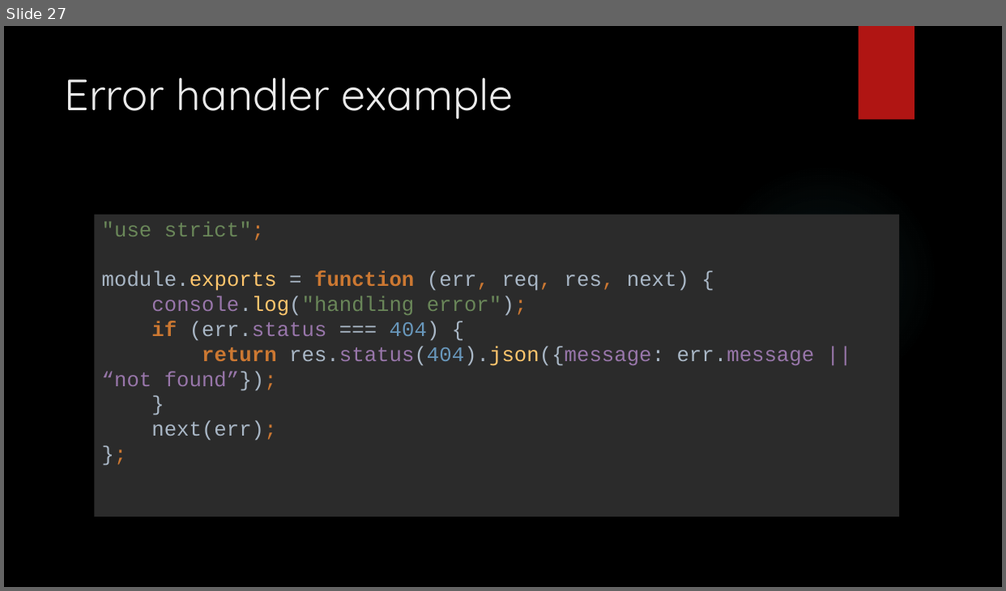
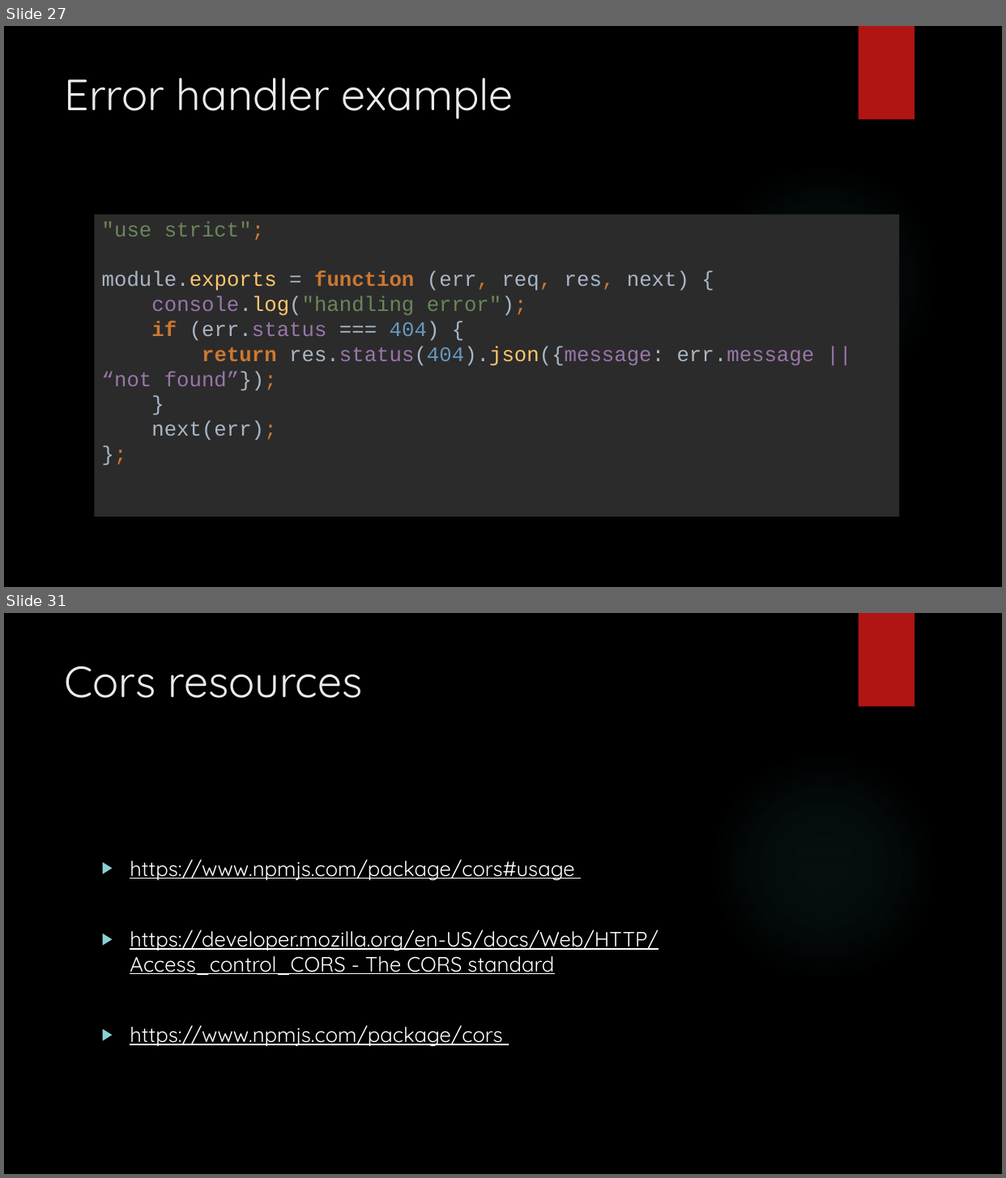
Before and after one commit to entelect/MEANForum, a slide deck: Part4 - Express/EXPRESS JS.pptx. Shown one above the other, each under a label of ours: slide 27 before the commit, slides 27 and 31 after it; the slides between them are not shown. The pictures are 1006x591 and 1006x1178 pixels, drawn with LibreOffice and Linux fonts; fonts in the diff are those of the drawing; background and template pictures are left out. Boxes give left, top, right and bottom in pixels: in the first picture for what was removed or moved away, otherwise in the second. Text is boxed around its words. In the diff, an @@ line names an element or a change of style, - is before the commit and + after.

```diff
--- a/Part4 - Express/EXPRESS JS.pptx
+++ b/Part4 - Express/EXPRESS JS.pptx
@@ slide 31 added at (4,613,1002,1174), background picture (left out); not listed: 2 template elements that a slide beside it also shows @@
@@ title added at (65,666,363,698), 42 pt, text #EBEBEB @@
+Cors resources
@@ text added at (130,859,658,1046), 20 pt, text #FFFFFF, underline @@
+▶ https://www.npmjs.com/package/cors#usage
+▶ https://developer.mozilla.org/en-US/docs/Web/HTTP/Access_control_CORS - The CORS standard
+▶ https://www.npmjs.com/package/cors
```
Also in this commit, not shown: 11 other slides added, 13 other files.
